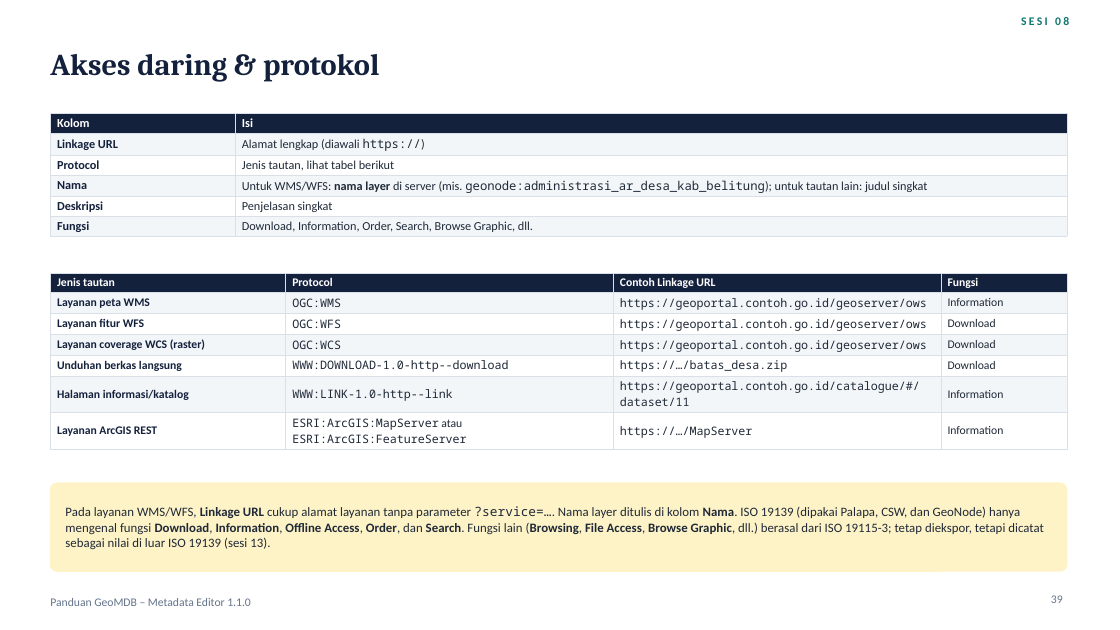
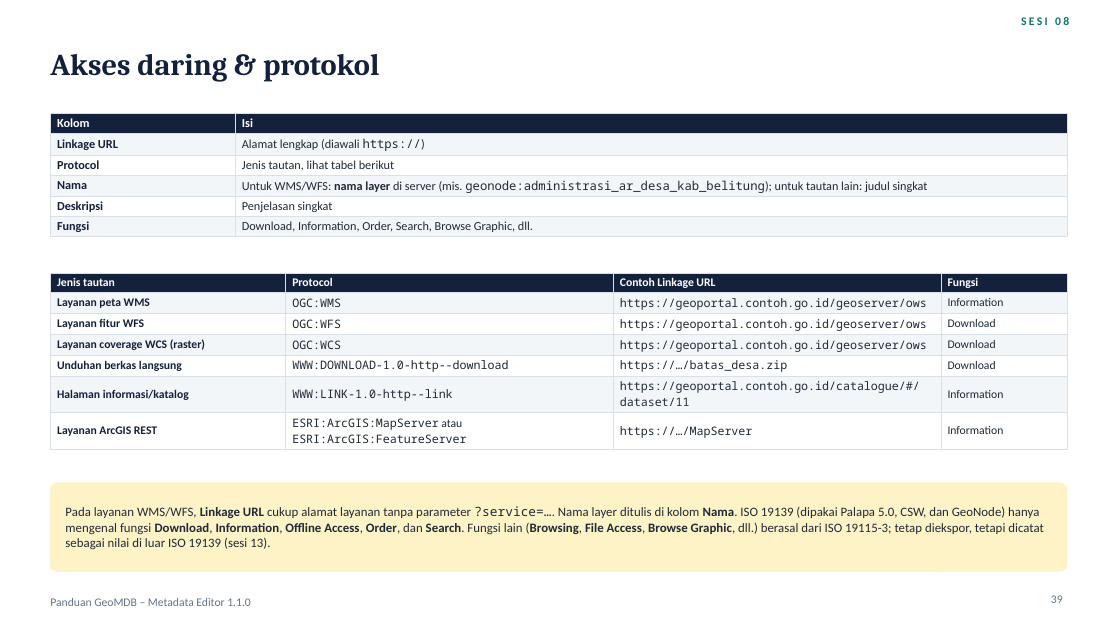
Before and after one commit to wendraalqassam/iso19115_metadata_editor, a slide deck: slide 39 of docs/Panduan-GeoMDB-Metadata-Editor.pptx. Drawn at 1120x630 pixels with LibreOffice and Linux fonts; fonts in the diff are those of the drawing. Boxes give left, top, right and bottom in pixels: in the first picture for what was removed or moved away, otherwise in the second. Text is boxed around its words. In the diff, an @@ line names an element or a change of style, - is before the commit and + after.

Commit message:
Guide and README: Palapa 5.1 accepts ISO 19115-3, Palapa 5.0 does not
Palapa 5.1 takes the ISO 19115-3 file written by Save (no XML declaration), so content without an
ISO 19139 equivalent reaches the portal; Palapa 5.0 still needs the ISO 19139 "Untuk Palapa / CSW"
export. The deck gains a "Palapa 5.0 dan 5.1" slide in session 13 (98 slides) and the export table,
special conditions, case study A, troubleshooting, FAQ, overview and summary slides are updated.

```diff
--- a/docs/Panduan-GeoMDB-Metadata-Editor.pptx
+++ b/docs/Panduan-GeoMDB-Metadata-Editor.pptx
@@ text at (65, 506, 1044, 549): text changed @@
-Pada layanan WMS/WFS, Linkage URL cukup alamat layanan tanpa parameter ?service=…. Nama layer ditulis di kolom Nama. ISO 19139 (dipakai Palapa, CSW, dan GeoNode) hanya mengenal fungsi Download, Information, Offline Access, Order, dan Search. Fungsi lain (Browsing, File Access, Browse Graphic, dll.) berasal dari ISO 19115-3; tetap diekspor, tetapi dicatat sebagai nilai di luar ISO 19139 (sesi 13).
+Pada layanan WMS/WFS, Linkage URL cukup alamat layanan tanpa parameter ?service=…. Nama layer ditulis di kolom Nama. ISO 19139 (dipakai Palapa 5.0, CSW, dan GeoNode) hanya mengenal fungsi Download, Information, Offline Access, Order, dan Search. Fungsi lain (Browsing, File Access, Browse Graphic, dll.) berasal dari ISO 19115-3; tetap diekspor, tetapi dicatat sebagai nilai di luar ISO 19139 (sesi 13).
```
Also in this commit, not shown: 12 other slides changed, 1 slide added, 1 other file.
